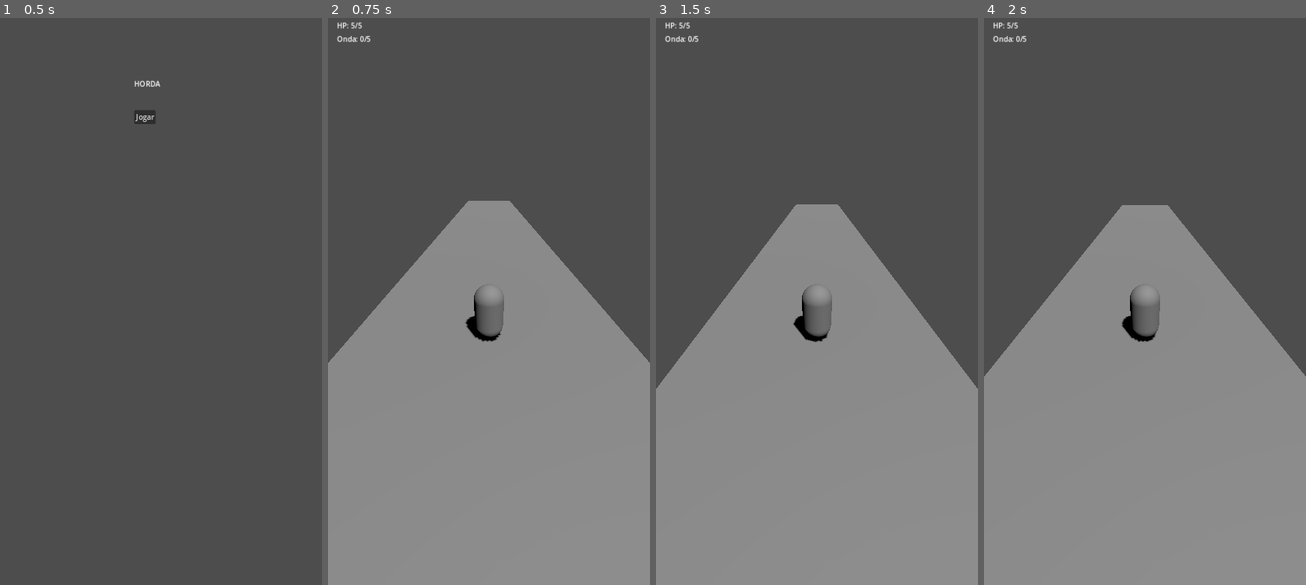
Above: before the commit, frames 1-4 (left to right).
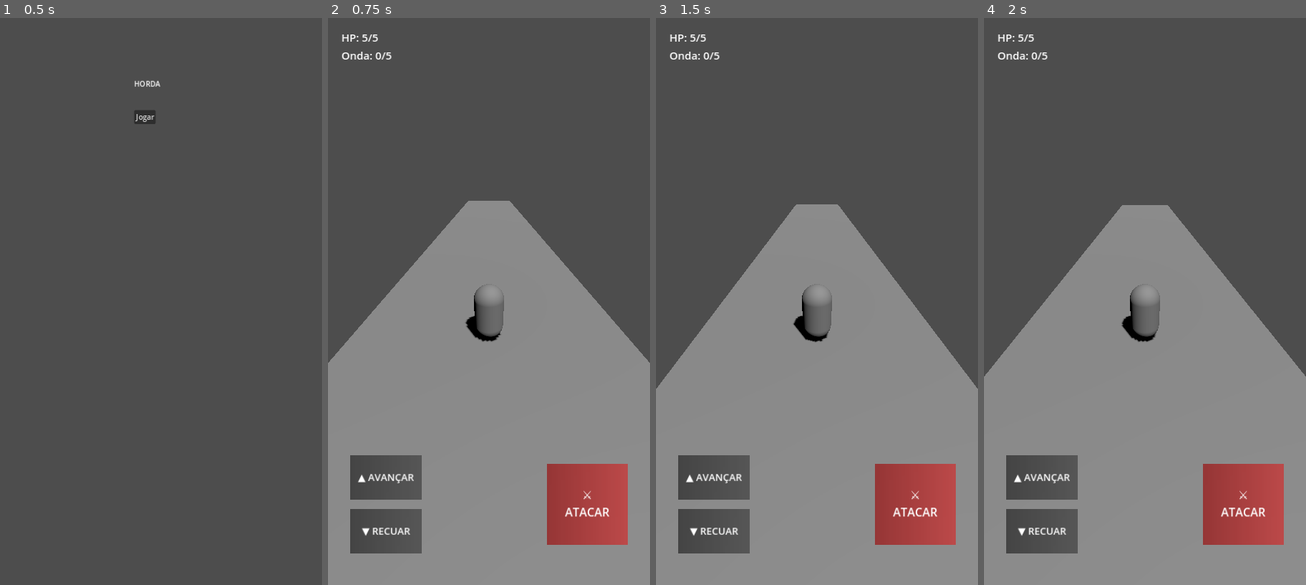
Above: after the commit, the same moments.

Repository: yuremarketing/We-re_going_to_blowup_everything
Game: Godot game, scene res://scenes/main_menu.tscn
Two runs of this game, one before a commit and one after it. Both use one fixed random seed, a clock stepped at 60 frames per second and the inputs below.
Inputs (mouse positions are in pixels of both pictures, inside the frame that each line leads up to):
- Up to frame 1 (0.5 s): no input
- Up to frame 2 (0.75 s): click "Jogar" at 0.5 s
- Up to frame 3 (1.5 s): tap Enter (ui_accept) at 1.25, 1.35 s; move the mouse to (887, 267) at 1.27 s; hold Up (ui_up) from 1.28 s (still down); click (887, 267) at 1.42 s
- Up to frame 4 (2 s): keep holding Up (ui_up); tap Enter (ui_accept) at 1.52, 1.82 s

Frame 1 is identical in both runs. In frame 2, 7.3% of the frame differs, in the area x 2-94%, y 0-95%; in frame 3, 7.3%; in frame 4, 7.3%.

Commit message:
chore(bridge): auto-commit local de turno autônomo (2026-09-08 15:36)

Diff:
--- a/project.godot
+++ b/project.godot
@@ -29,3 +29,8 @@
 renderer/rendering_method.web="gl_compatibility"
 textures/vram_compression/import_etc2_astc=true
 anti_aliasing/quality/msaa_3d=1
+
+[input_devices]
+
+pointing/emulate_touch_from_mouse=true
+pointing/emulate_mouse_from_touch=true
--- a/scenes/main.tscn
+++ b/scenes/main.tscn
@@ -18,6 +18,44 @@
 
 [sub_resource type="CapsuleShape3D" id="CapsuleShape3D_player"]
 
+[sub_resource type="Gradient" id="Gradient_btn_move"]
+colors = PackedColorArray(0.15, 0.15, 0.15, 0.7, 0.25, 0.25, 0.25, 0.7)
+
+[sub_resource type="GradientTexture2D" id="GradientTexture2D_btn_move"]
+gradient = SubResource("Gradient_btn_move")
+width = 160
+height = 100
+
+[sub_resource type="Gradient" id="Gradient_btn_move_pressed"]
+colors = PackedColorArray(0.35, 0.35, 0.35, 0.85, 0.45, 0.45, 0.45, 0.85)
+
+[sub_resource type="GradientTexture2D" id="GradientTexture2D_btn_move_pressed"]
+gradient = SubResource("Gradient_btn_move_pressed")
+width = 160
+height = 100
+
+[sub_resource type="RectangleShape2D" id="RectangleShape2D_btn_move"]
+size = Vector2(160, 100)
+
+[sub_resource type="Gradient" id="Gradient_btn_attack"]
+colors = PackedColorArray(0.6, 0.1, 0.1, 0.75, 0.8, 0.2, 0.2, 0.75)
+
+[sub_resource type="GradientTexture2D" id="GradientTexture2D_btn_attack"]
+gradient = SubResource("Gradient_btn_attack")
+width = 180
+height = 180
+
+[sub_resource type="Gradient" id="Gradient_btn_attack_pressed"]
+colors = PackedColorArray(0.9, 0.2, 0.2, 0.9, 1, 0.4, 0.4, 0.9)
+
+[sub_resource type="GradientTexture2D" id="GradientTexture2D_btn_attack_pressed"]
+gradient = SubResource("Gradient_btn_attack_pressed")
+width = 180
+height = 180
+
+[sub_resource type="RectangleShape2D" id="RectangleShape2D_btn_attack"]
+size = Vector2(180, 180)
+
 [node name="Main" type="Node3D"]
 
 [node name="DirectionalLight3D" type="DirectionalLight3D" parent="."]
@@ -55,31 +93,141 @@
 [node name="HUD" type="CanvasLayer" parent="."]
 
 [node name="HPLabel" type="Label" parent="HUD" groups=["hud_hp"]]
-offset_left = 20.0
-offset_top = 20.0
+offset_left = 30.0
+offset_top = 40.0
+offset_right = 200.0
+offset_bottom = 75.0
+theme_override_font_sizes/font_size = 24
 text = "HP: 5/5"
 
 [node name="WaveLabel" type="Label" parent="HUD" groups=["hud_wave"]]
-offset_left = 20.0
-offset_top = 50.0
+offset_left = 30.0
+offset_top = 80.0
+offset_right = 200.0
+offset_bottom = 115.0
+theme_override_font_sizes/font_size = 24
 text = "Onda: 0/5"
+
+[node name="MobileControls" type="Control" parent="HUD"]
+layout_mode = 3
+anchors_preset = 15
+anchor_right = 1.0
+anchor_bottom = 1.0
+grow_horizontal = 2
+grow_vertical = 2
+mouse_filter = 2
+
+[node name="TouchUp" type="TouchScreenButton" parent="HUD/MobileControls"]
+position = Vector2(50, 990)
+texture_normal = SubResource("GradientTexture2D_btn_move")
+texture_pressed = SubResource("GradientTexture2D_btn_move_pressed")
+shape = SubResource("RectangleShape2D_btn_move")
+shape_centered = true
+action = "ui_up"
+visibility_mode = 0
+
+[node name="Label" type="Label" parent="HUD/MobileControls/TouchUp"]
+offset_right = 160.0
+offset_bottom = 100.0
+mouse_filter = 2
+theme_override_font_sizes/font_size = 22
+text = "▲ AVANÇAR"
+horizontal_alignment = 1
+vertical_alignment = 1
+
+[node name="TouchDown" type="TouchScreenButton" parent="HUD/MobileControls"]
+position = Vector2(50, 1110)
+texture_normal = SubResource("GradientTexture2D_btn_move")
+texture_pressed = SubResource("GradientTexture2D_btn_move_pressed")
+shape = SubResource("RectangleShape2D_btn_move")
+shape_centered = true
+action = "ui_down"
+visibility_mode = 0
+
+[node name="Label" type="Label" parent="HUD/MobileControls/TouchDown"]
+offset_right = 160.0
+offset_bottom = 100.0
+mouse_filter = 2
+theme_override_font_sizes/font_size = 22
+text = "▼ RECUAR"
+horizontal_alignment = 1
+vertical_alignment = 1
+
+[node name="TouchAttack" type="TouchScreenButton" parent="HUD/MobileControls"]
+position = Vector2(490, 1010)
+texture_normal = SubResource("GradientTexture2D_btn_attack")
+texture_pressed = SubResource("GradientTexture2D_btn_attack_pressed")
+shape = SubResource("RectangleShape2D_btn_attack")
+shape_centered = true
+action = "ui_accept"
+visibility_mode = 0
+
+[node name="Label" type="Label" parent="HUD/MobileControls/TouchAttack"]
+offset_right = 180.0
+offset_bottom = 180.0
+mouse_filter = 2
+theme_override_font_sizes/font_size = 26
+text = "⚔️
+ATACAR"
+horizontal_alignment = 1
+vertical_alignment = 1
 
 [node name="EndScreen" type="CanvasLayer" parent="." groups=["end_screen"]]
 process_mode = 3
 visible = false
 script = ExtResource("7_endscreen")
 
+[node name="Background" type="ColorRect" parent="EndScreen"]
+anchors_preset = 15
+anchor_right = 1.0
+anchor_bottom = 1.0
+grow_horizontal = 2
+grow_vertical = 2
+color = Color(0, 0, 0, 0.6)
+
 [node name="ResultLabel" type="Label" parent="EndScreen"]
-offset_left = 300.0
-offset_top = 200.0
+anchors_preset = 8
+anchor_left = 0.5
+anchor_top = 0.5
+anchor_right = 0.5
+anchor_bottom = 0.5
+offset_left = -200.0
+offset_top = -140.0
+offset_right = 200.0
+offset_bottom = -80.0
+grow_horizontal = 2
+grow_vertical = 2
+theme_override_font_sizes/font_size = 36
 text = "GAME OVER"
+horizontal_alignment = 1
+vertical_alignment = 1
 
 [node name="RestartButton" type="Button" parent="EndScreen"]
-offset_left = 300.0
-offset_top = 250.0
+anchors_preset = 8
+anchor_left = 0.5
+anchor_top = 0.5
+anchor_right = 0.5
+anchor_bottom = 0.5
+offset_left = -140.0
+offset_top = -40.0
+offset_right = 140.0
+offset_bottom = 25.0
+grow_horizontal = 2
+grow_vertical = 2
+theme_override_font_sizes/font_size = 24
 text = "Reiniciar"
 
 [node name="MenuButton" type="Button" parent="EndScreen"]
-offset_left = 300.0
-offset_top = 300.0
+anchors_preset = 8
+anchor_left = 0.5
+anchor_top = 0.5
+anchor_right = 0.5
+anchor_bottom = 0.5
+offset_left = -140.0
+offset_top = 45.0
+offset_right = 140.0
+offset_bottom = 110.0
+grow_horizontal = 2
+grow_vertical = 2
+theme_override_font_sizes/font_size = 24
 text = "Menu Principal"
--- a/scripts/scratch_test.gd
+++ /dev/null
@@ -1,34 +0,0 @@
-extends SceneTree
-
-func _init():
-	var root_node = Node2D.new()
-	root.add_child(root_node)
-
-	var btn = TouchScreenButton.new()
-	var shape = RectangleShape2D.new()
-	shape.size = Vector2(100, 100)
-	btn.shape = shape
-	btn.action = "ui_up"
-	btn.position = Vector2(50, 50)
-	root_node.add_child(btn)
-
-	print("Initial ui_up pressed:", Input.is_action_pressed("ui_up"))
-
-	# Simulate screen touch
-	var event = InputEventScreenTouch.new()
-	event.position = Vector2(70, 70)
-	event.pressed = true
-	Input.parse_input_event(event)
-
-	# Wait a frame or process
-	# TouchScreenButton processes in _input
-	btn._input(event)
-	print("After touch event ui_up pressed:", Input.is_action_pressed("ui_up"))
-
-	var release = InputEventScreenTouch.new()
-	release.position = Vector2(70, 70)
-	release.pressed = false
-	btn._input(release)
-	print("After release event ui_up pressed:", Input.is_action_pressed("ui_up"))
-
-	quit(0)
--- a/scripts/test_mobile_setup.gd
+++ b/scripts/test_mobile_setup.gd
@@ -1,7 +1,7 @@
 extends SceneTree
 
 func _init():
-	print("--- Headless Verification Start ---")
+	print("--- Headless Mobile & Touch Verification Start ---")
 	var project_name = ProjectSettings.get_setting("application/config/name")
 	var render_method = ProjectSettings.get_setting("rendering/renderer/rendering_method")
 	var width = ProjectSettings.get_setting("display/window/size/viewport_width")
@@ -9,12 +9,19 @@
 	var orientation = ProjectSettings.get_setting("display/window/handheld/orientation")
 	var stretch_mode = ProjectSettings.get_setting("display/window/stretch/mode")
 	var stretch_aspect = ProjectSettings.get_setting("display/window/stretch/aspect")
+	var emulate_touch = ProjectSettings.get_setting("input_devices/pointing/emulate_touch_from_mouse")
+	var emulate_mouse = ProjectSettings.get_setting("input_devices/pointing/emulate_mouse_from_touch")
 
 	print("Project: ", project_name)
 	print("Rendering method: ", render_method)
 	print("Viewport: ", width, "x", height)
 	print("Orientation: ", orientation)
 	print("Stretch: ", stretch_mode, "/", stretch_aspect)
+	print("Emulate Touch from Mouse: ", emulate_touch)
+	print("Emulate Mouse from Touch: ", emulate_mouse)
+
+	assert(emulate_touch == true, "emulate_touch_from_mouse must be true")
+	assert(emulate_mouse == true, "emulate_mouse_from_touch must be true")
 
 	var main_scene = load("res://scenes/main.tscn")
 	if not main_scene:
@@ -22,10 +29,37 @@
 		quit(1)
 		return
 	var inst = main_scene.instantiate()
+
+	# Verify Camera3D keep_aspect
 	var cam = inst.get_node_or_null("Player/Camera3D")
 	if cam:
-		print("Camera3D keep_aspect: ", cam.keep_aspect, " (0=KEEP_WIDTH, 1=KEEP_HEIGHT)")
-		print("Camera3D FOV: ", cam.fov)
+		print("Camera3D keep_aspect: ", cam.keep_aspect, " (0=KEEP_WIDTH)")
+		assert(cam.keep_aspect == 0, "Camera3D keep_aspect must be KEEP_WIDTH (0)")
+
+	# Verify Mobile Controls
+	var touch_up = inst.get_node_or_null("HUD/MobileControls/TouchUp")
+	var touch_down = inst.get_node_or_null("HUD/MobileControls/TouchDown")
+	var touch_attack = inst.get_node_or_null("HUD/MobileControls/TouchAttack")
+
+	assert(touch_up != null, "TouchUp node must exist")
+	assert(touch_down != null, "TouchDown node must exist")
+	assert(touch_attack != null, "TouchAttack node must exist")
+
+	print("TouchUp action: ", touch_up.action)
+	print("TouchDown action: ", touch_down.action)
+	print("TouchAttack action: ", touch_attack.action)
+
+	assert(touch_up.action == "ui_up", "TouchUp action must be ui_up")
+	assert(touch_down.action == "ui_down", "TouchDown action must be ui_down")
+	assert(touch_attack.action == "ui_accept", "TouchAttack action must be ui_accept")
+
+	# Verify EndScreen nodes
+	var end_screen = inst.get_node_or_null("EndScreen")
+	assert(end_screen != null, "EndScreen node must exist")
+	assert(end_screen.get_node_or_null("ResultLabel") != null, "ResultLabel must exist")
+	assert(end_screen.get_node_or_null("RestartButton") != null, "RestartButton must exist")
+	assert(end_screen.get_node_or_null("MenuButton") != null, "MenuButton must exist")
+	print("EndScreen buttons & labels verified OK")
 
 	var menu_scene = load("res://scenes/main_menu.tscn")
 	if not menu_scene:
@@ -33,6 +67,6 @@
 		quit(1)
 		return
 	var menu_inst = menu_scene.instantiate()
-	print("Scenes loaded and instantiated successfully!")
-	print("--- Headless Verification End ---")
+	print("Main and Menu scenes loaded and instantiated successfully!")
+	print("--- Headless Mobile & Touch Verification End ---")
 	quit(0)
Not shown: 1 places in scenes/main.tscn that only renumber resources
Not shown, changed: ROADMAP.md
Not shown, changed: docs/GDD.md
Not shown, changed: war_room/CHAT.md
Not shown, changed: war_room/HANDOVER.md
